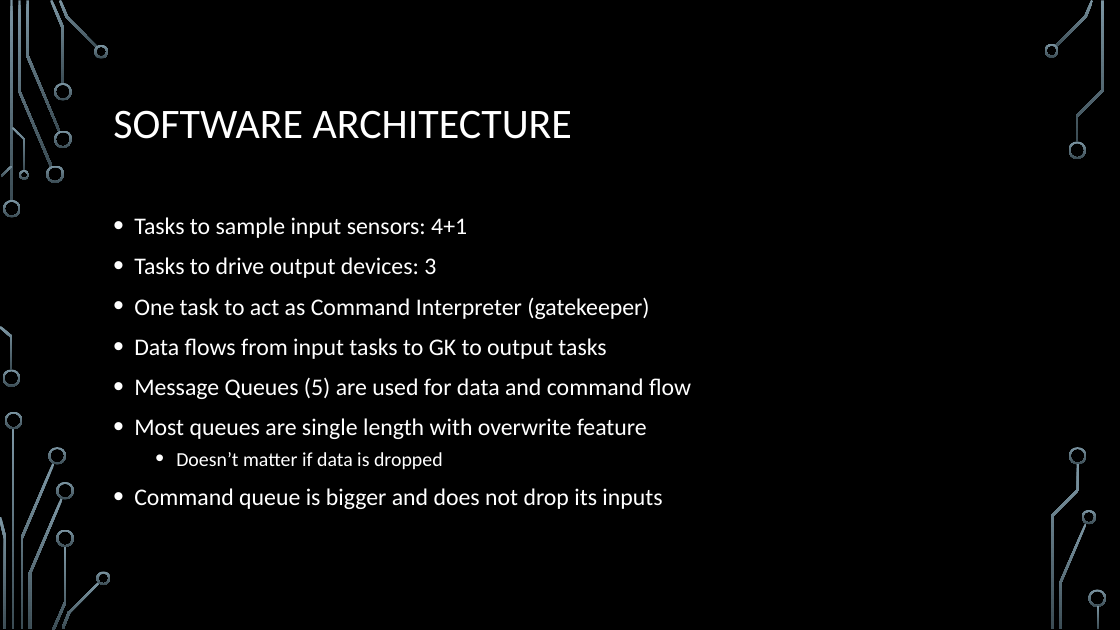
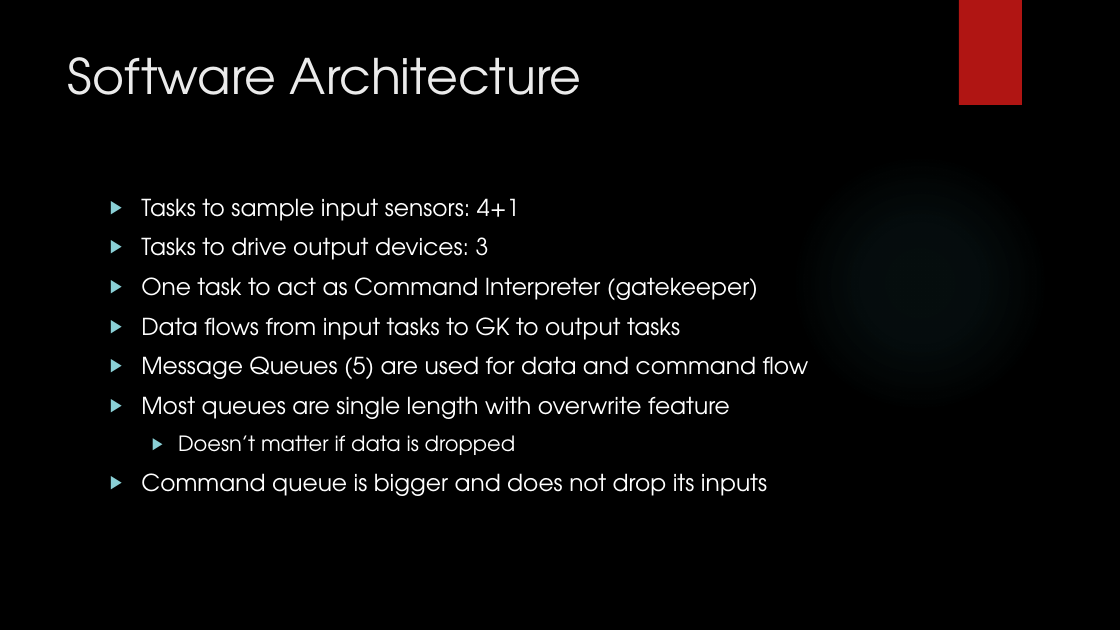
Before and after one commit to EmbeddedSystemClass/FinalProject5381, a slide deck: slide 8 of Final Project 5381.pptx. Drawn at 1120x630 pixels with LibreOffice and Linux fonts; fonts in the diff are those of the drawing; background and template pictures are left out. Boxes give left, top, right and bottom in pixels: in the first picture for what was removed or moved away, otherwise in the second. Text is boxed around its words. In the diff, an @@ line names an element or a change of style, - is before the commit and + after.

Commit message:
Table of ADC value translation as required. New skin Ion used.

```diff
--- a/Final Project 5381.pptx
+++ b/Final Project 5381.pptx
@@ rectangle added at <box>959,0,1022,105</box>, fill #B01513 @@
@@ title "Software Architecture" at <box>68,57,581,95</box>: vertical alignment middle to top @@
@@ title at <box>68,57,581,95</box>: text changed; size 36 to 42 pt; font Calibri to TeX Gyre Adventor; text colour #FFFFFF to #EBEBEB @@
-SOFTWARE ARCHITECTURE
+Software Architecture
@@ ellipse added at <box>791,154,1049,413</box>, fill gradient #50B9C1 @@
@@ text "Tasks to sample input sensors: ...": place and size @@
-text "Tasks to sample input sensors: ..." at <box>134,217,691,509</box>
+text "Tasks to sample input sensors: ..." at <box>141,198,809,496</box>
@@ text "Tasks to sample input sensors: ..." at <box>141,198,809,496</box>: size 20.4 to 20 pt, font Calibri to TeX Gyre Adventor; size 17 to 18 pt in "Doesn’t matter if data is dropped"; bullet • to ▶; more space between paragraphs @@
@@ group removed at <box>0,0,1107,630</box>: 33 freeform shapes, 3 rectangles @@
```
Also in this commit, not shown: 43 other slides changed, 1 slide added.
